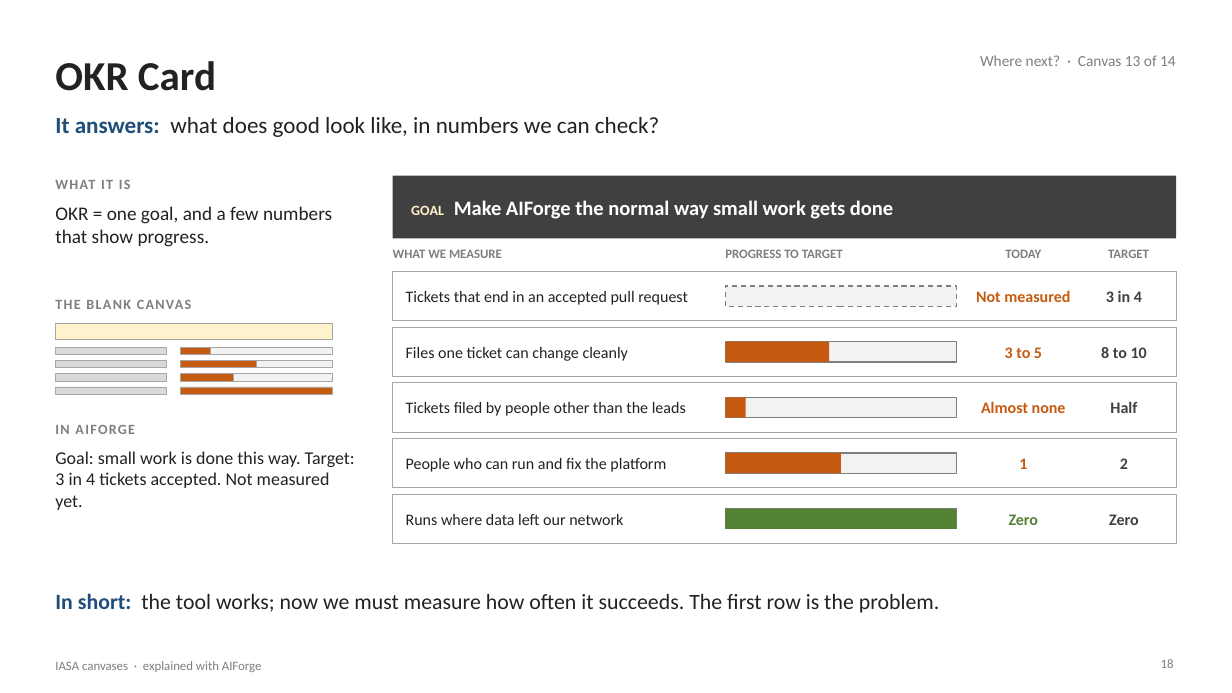
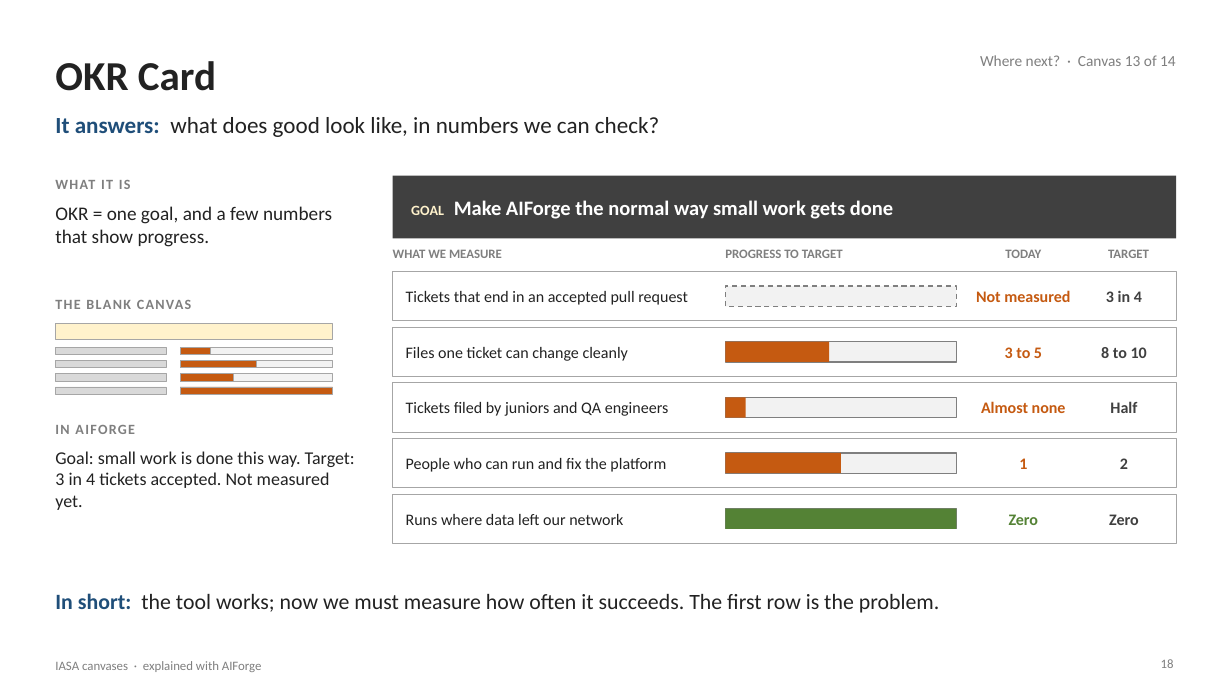
Before and after one commit to Manikanta-Reddy-Pasala/tools, a slide deck: slide 18 of course/iasa-aiforge/IASA-Canvases-with-AIForge.pptx. Drawn at 1232x693 pixels with LibreOffice and Linux fonts; fonts in the diff are those of the drawing. Boxes give left, top, right and bottom in pixels: in the first picture for what was removed or moved away, otherwise in the second. Text is boxed around its words. In the diff, an @@ line names an element or a change of style, - is before the commit and + after.

```diff
--- a/course/iasa-aiforge/IASA-Canvases-with-AIForge.pptx
+++ b/course/iasa-aiforge/IASA-Canvases-with-AIForge.pptx
@@ text at (406,402,669,416): text changed @@
-Tickets filed by people other than the leads
+Tickets filed by juniors and QA engineers
```
Also in this commit, not shown: 7 other slides changed, 2 other files.
